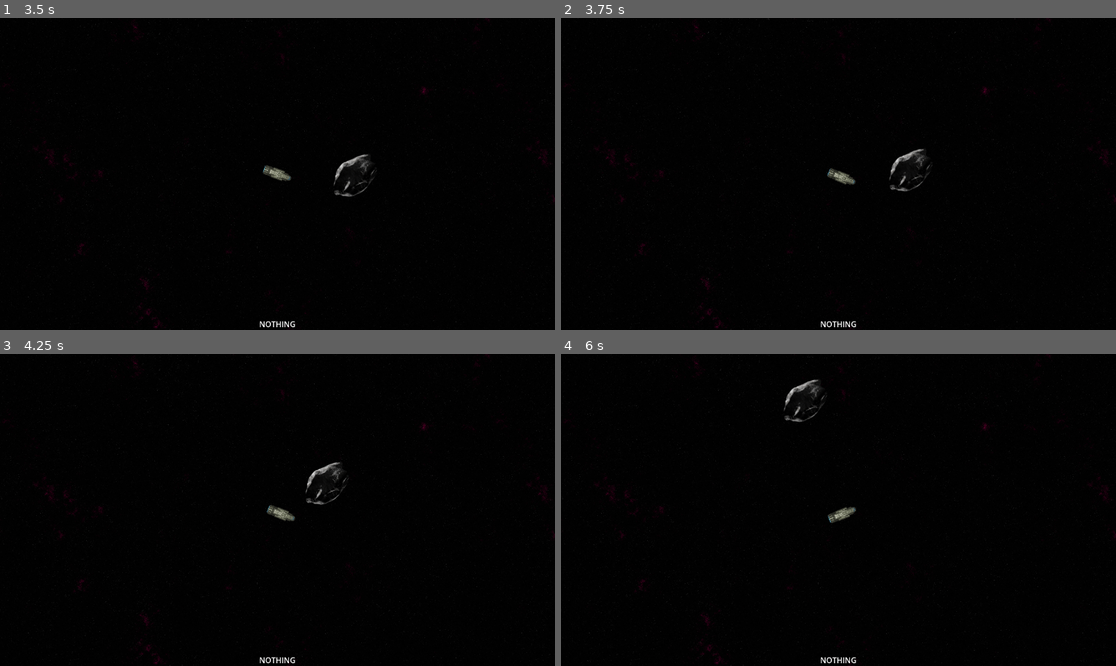
Above: before the commit, frames 1-4 (two rows, left to right).
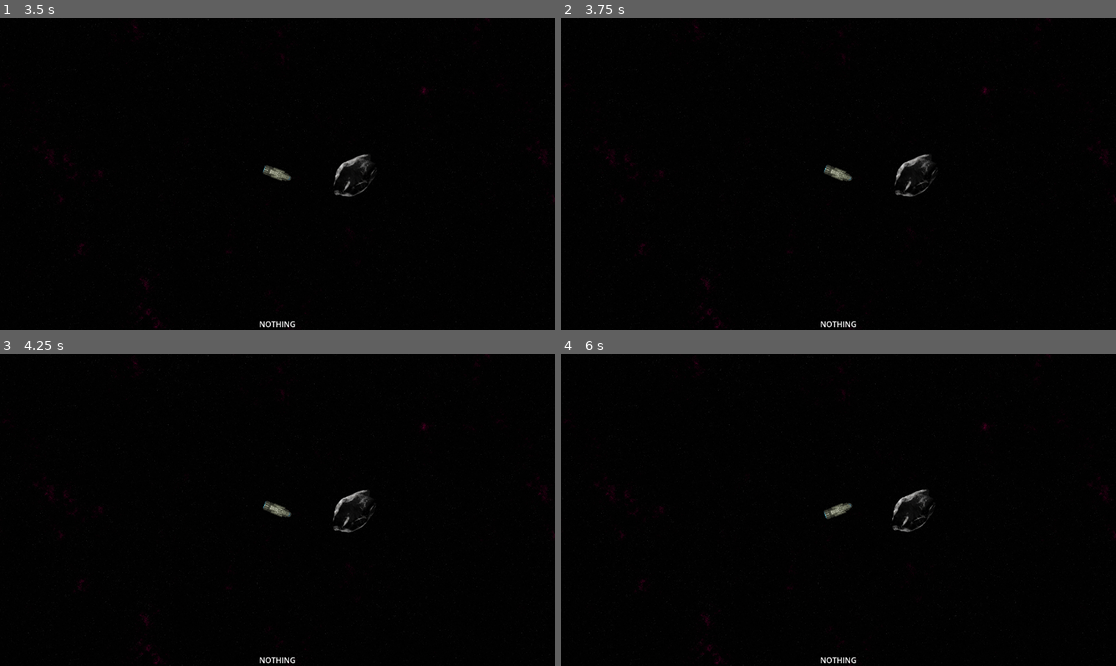
Above: after the commit, the same moments.

Repository: maxwelljens/fractalfrontiers
Game: Godot game, scene res://multi_test.tscn
The game is run twice, just before and just after one commit, with the same random seed, the same clock (stepped at 60 frames per second) and the same inputs.
Inputs (mouse positions are in pixels of both pictures, inside the frame that each line leads up to):
- Up to frame 1 (3.5 s): tap Enter (ui_accept) at 0.5, 0.77, 2, 2.27, 2.75 s; move the mouse to (77, 18) at 0.52 s; hold D (right) 0.53-1.25 s; click (77, 18) at 0.6 s; click "Host" at 1.25 s; move the mouse to (166, 189) at 2.02 s; hold S (backward) 2.03-2.78 s; tap F at 2.1 s; move the mouse to (333, 105) at 2.77 s; hold D (right) from 2.78 s (still down); click (333, 105) at 2.85 s
- Up to frame 2 (3.75 s): move the mouse to (810, 236) at 3.52 s; release D (right) at 3.53 s; hold W (forward) from 3.53 s (still down); tap F at 3.6 s; click (810, 236) at 3.67 s
- Up to frame 3 (4.25 s): keep holding W (forward); tap Enter (ui_accept) at 3.77 s
- Up to frame 4 (6 s): move the mouse to (1005, 556) at 4.27 s; release W (forward) at 4.28 s; hold A (left) 4.28-5.78 s; click (1005, 556) at 4.35 s; tap Enter (ui_accept) at 4.52, 5.27 s; move the mouse to (672, 463) at 5.02 s; tap F at 5.1 s; move the mouse to (866, 510) at 5.77 s; hold S (backward) from 5.78 s (still down); click (866, 510) at 5.85 s

Frame 1 is identical in both runs. In frame 2, 0.6% of the frame differs, in the area x 25-82%, y 0-85%; in frame 3, 0.7%; in frame 4, 0.8%, in the area x 4-85%, y 0-99%.
Error in both runs: Invalid assignment of property or key 'visible' with value of type 'bool' on a base object of type 'null instance'. (res://player.gd:18)

Commit message:
Formula

Diff:
--- a/nodes/player/control_input.gd
+++ b/nodes/player/control_input.gd
@@ -1,18 +1,30 @@
 class_name InputControl extends Node
 
 @onready var player: CharacterBody2D = get_parent()
-@onready var ship: Node = player.find_child("Rig")
+@onready var ship := player.find_child("Rig") as Rig
+
+const EULER := 2.718281828459045235360287471352
+
+var acceleration_time := 0.0
 
 func _process(delta: float) -> void:
     if Input.is_action_pressed("forward"):
-      var speed: float = ship.max_speed * (1 - 2.71828 * (-delta * pow(10, 6) / ship.inertia_mod * ship.mass))
-      var forward := Vector2.RIGHT.rotated(player.rotation) * speed
-      forward = forward/pow(10, 12)
-      player.velocity = forward
-      print(player.velocity)
+      acceleration_time += delta
+    else: acceleration_time = max(0, acceleration_time - delta)
     if Input.is_action_pressed("backward"):
       pass
     if Input.is_action_pressed("right"):
       player.rotation += 0.5 * delta
     if Input.is_action_pressed("left"):
       player.rotation += -0.5 * delta
+    _forward()
+
+func _forward() -> void:
+  var t := acceleration_time
+  var v_max := ship.max_speed
+  var i := ship.inertia_mod
+  var m := ship.mass
+  var speed := v_max * (1 - EULER ** ((-t * 10 ** 6) / (i * m)))
+  var forward := Vector2.RIGHT.rotated(player.rotation) * speed
+  player.velocity = forward
+  print(speed)
--- a/nodes/rig.gd
+++ b/nodes/rig.gd
@@ -1,4 +1,4 @@
-extends Node
+class_name Rig extends Node
 
 @export var mass: int
 @export var inertia_mod: float
